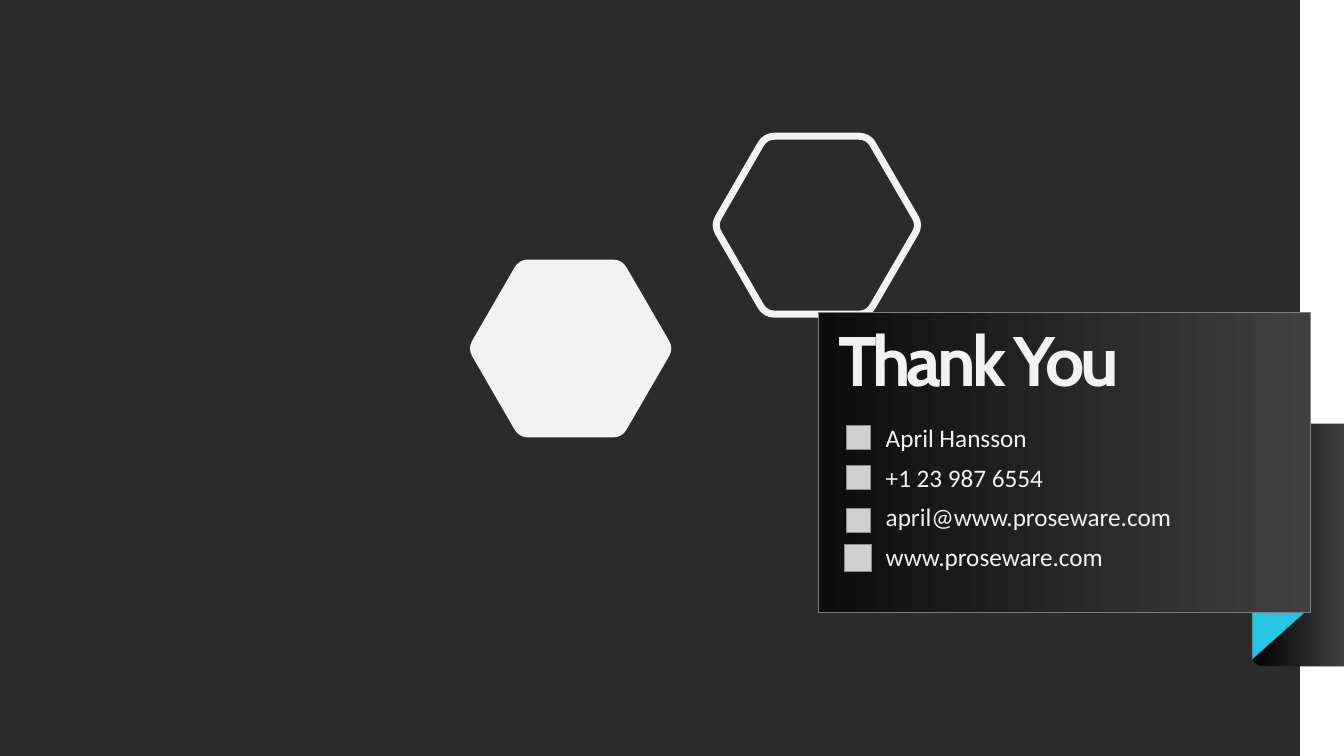
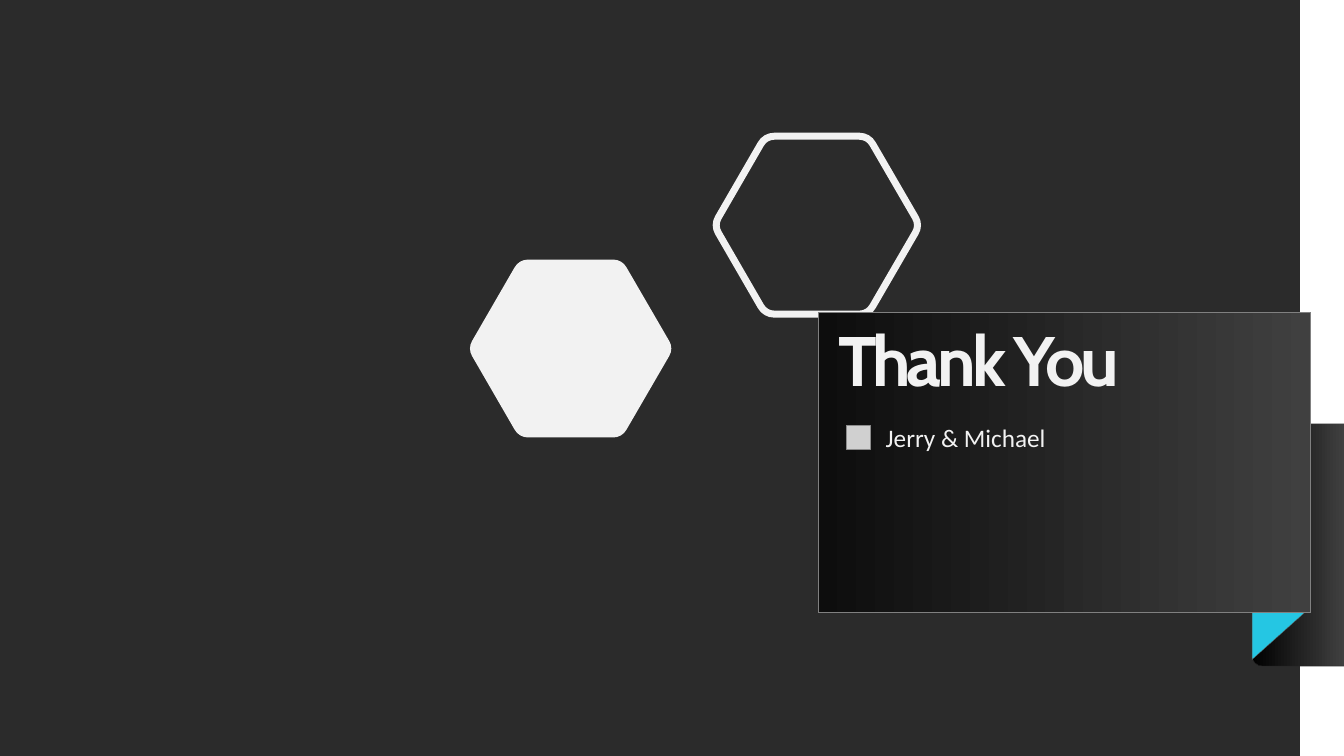
Before and after one commit to differentiablef/london-power-analysis, a slide deck: slide 12 of Final Project - Classifying User Affluence.pptx (slide 15 before the commit). Drawn at 1344x756 pixels with LibreOffice and Linux fonts; fonts in the diff are those of the drawing; grey boxes stand for pictures; background and template pictures are left out; a plain dark background stands for a picture behind light text. Boxes give left, top, right and bottom in pixels: in the first picture for what was removed or moved away, otherwise in the second. Text is boxed around its words. In the diff, an @@ line names an element or a change of style, - is before the commit and + after.

```diff
--- a/Final Project - Classifying User Affluence.pptx
+++ b/Final Project - Classifying User Affluence.pptx
@@ text at box(886, 429, 1046, 451): text changed @@
-April Hansson
+Jerry & Michael
@@ picture removed at box(847, 466, 871, 490) @@
@@ text removed at box(886, 470, 1043, 487) @@
-+1 23 987 6554
@@ picture removed at box(847, 509, 871, 533) @@
@@ text removed at box(886, 508, 1171, 530) @@
-april@www.proseware.com
@@ picture removed at box(845, 545, 872, 573) @@
@@ text removed at box(886, 553, 1103, 570) @@
-www.proseware.com
```
Also in this commit, not shown: 2 other slides changed, 3 slides added, 7 slides removed.
